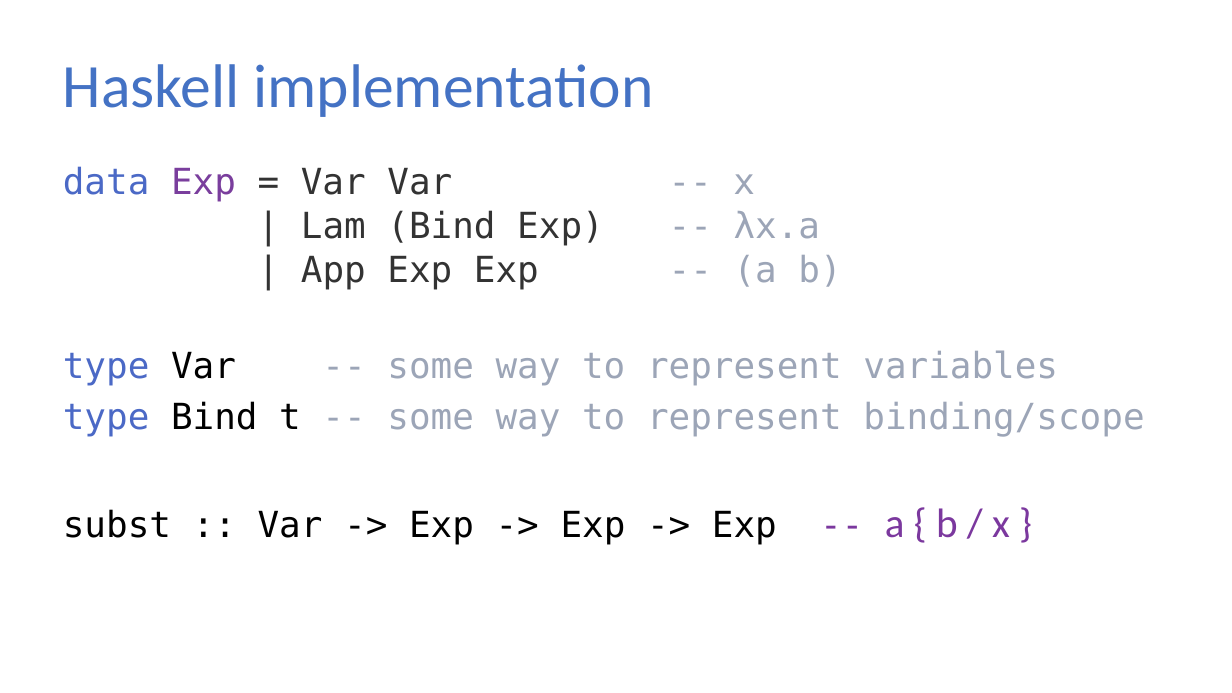
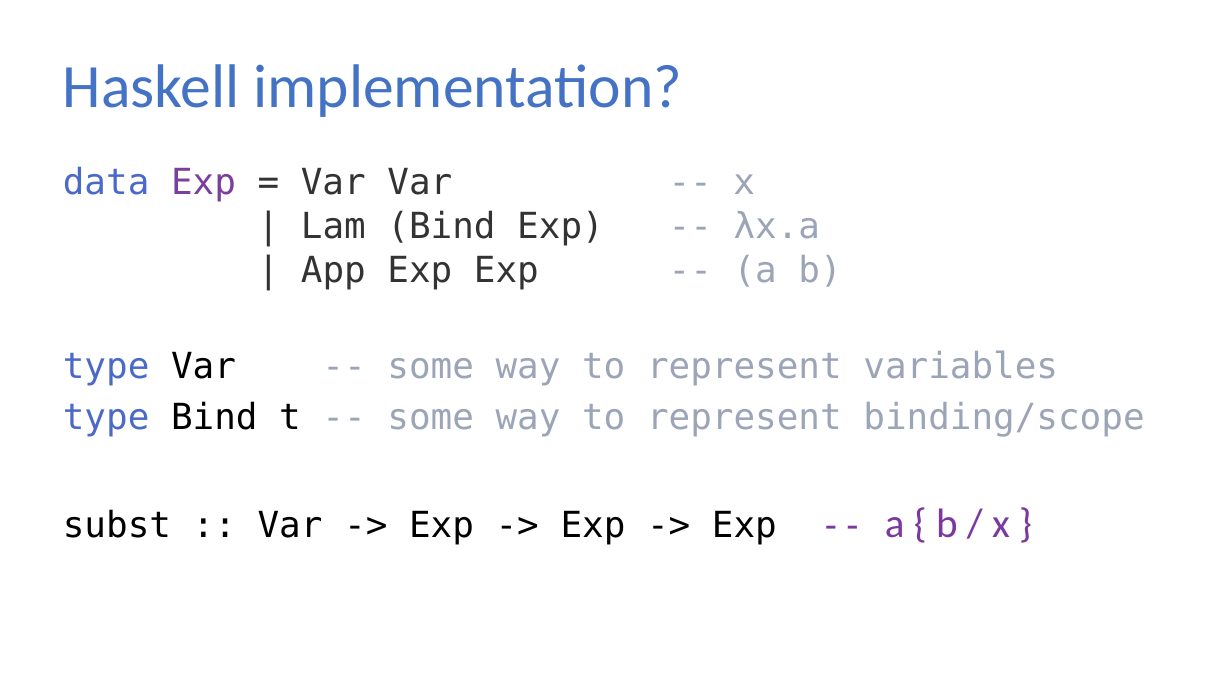
Before and after one commit to sweirich/lambda-n-ways, a slide deck: slide 3 of ifl-2021.pptx. Drawn at 1232x693 pixels with LibreOffice and Linux fonts; fonts in the diff are those of the drawing. Boxes give left, top, right and bottom in pixels: in the first picture for what was removed or moved away, otherwise in the second. Text is boxed around its words. In the diff, an @@ line names an element or a change of style, - is before the commit and + after.

```diff
--- a/ifl-2021.pptx
+++ b/ifl-2021.pptx
@@ title at (63, 64, 682, 117): text changed @@
-Haskell implementation
+Haskell implementation?
```
Also in this commit, not shown: 10 other slides changed, 10 other files.
